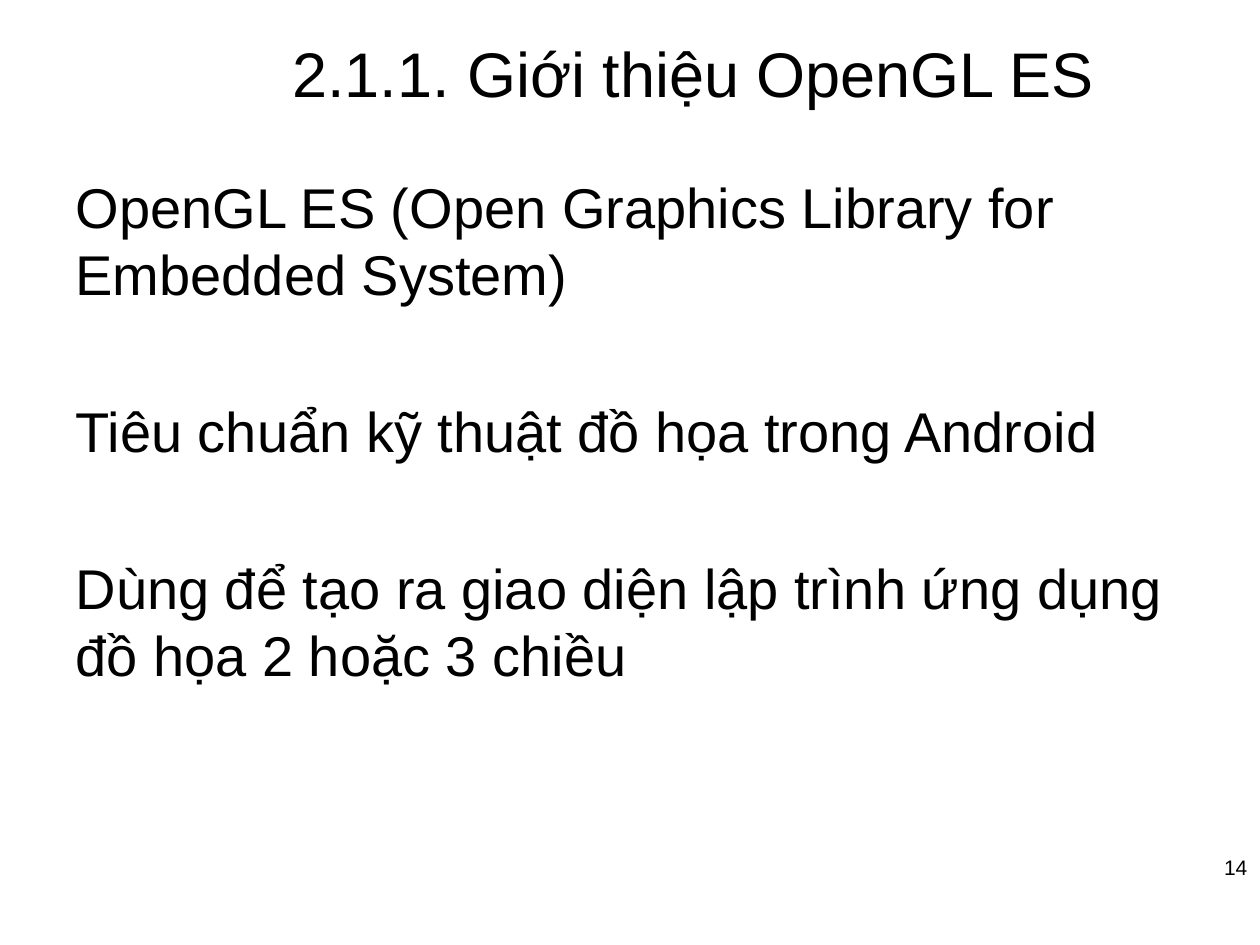
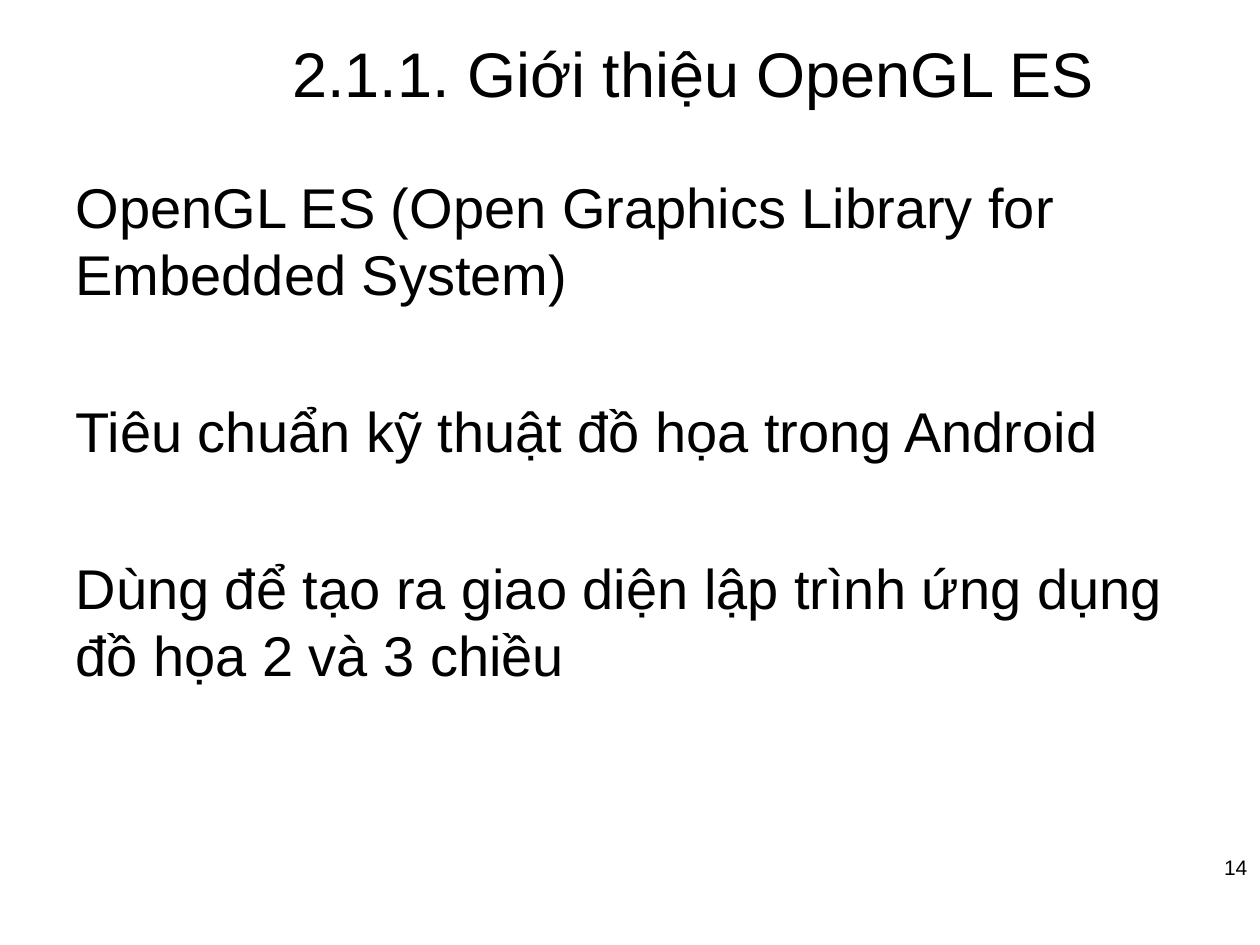
Before and after one commit to CTT535/Mobile_Project_1, a slide deck: slide 14 of Document/Seminar.pptx. Drawn at 1260x945 pixels with LibreOffice and Linux fonts; fonts in the diff are those of the drawing; background and template pictures are left out. Boxes give left, top, right and bottom in pixels: in the first picture for what was removed or moved away, otherwise in the second. Text is boxed around its words. In the diff, an @@ line names an element or a change of style, - is before the commit and + after.

```diff
--- a/Document/Seminar.pptx
+++ b/Document/Seminar.pptx
@@ text at (76, 565, 1162, 685): text changed @@
-Dùng để tạo ra giao diện lập trình ứng dụng đồ họa 2 hoặc 3 chiều
+Dùng để tạo ra giao diện lập trình ứng dụng đồ họa 2 và 3 chiều
```
Also in this commit, not shown: 13 other files.
